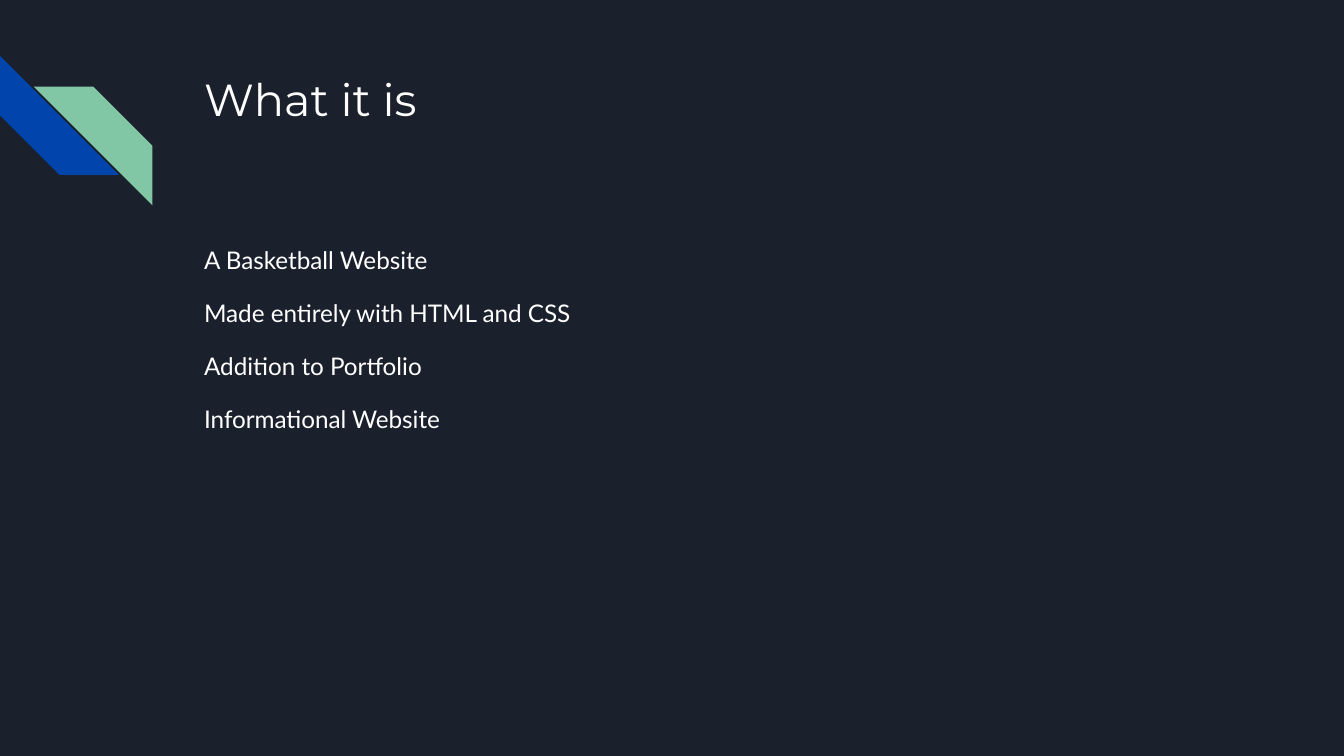
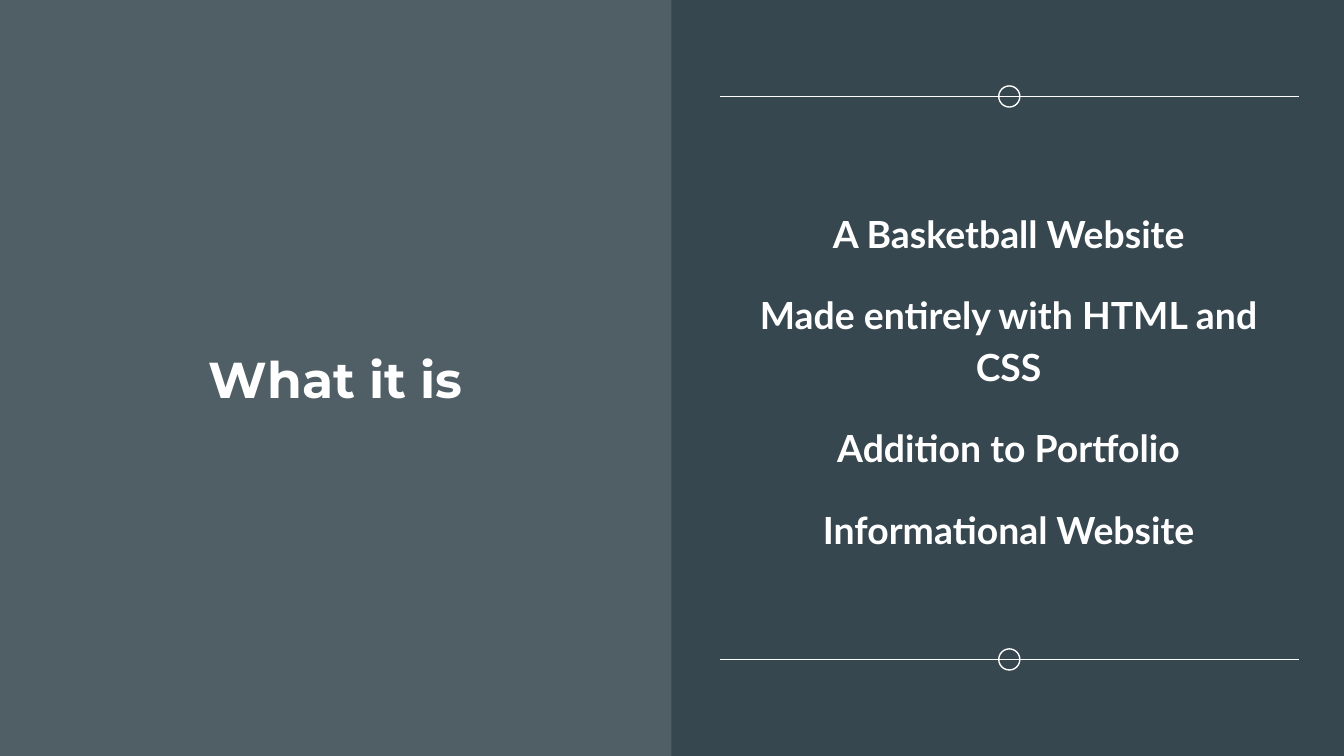
Before and after one commit to UnterLort/EverythingBasketball, a slide deck: slide 2 of Everything_Basketball_progress.pptx. Drawn at 1344x756 pixels with LibreOffice and Linux fonts; fonts in the diff are those of the drawing. Boxes give left, top, right and bottom in pixels: in the first picture for what was removed or moved away, otherwise in the second. Text is boxed around its words. In the diff, an @@ line names an element or a change of style, - is before the commit and + after.

Commit message:
basketball_presentation

```diff
--- a/Everything_Basketball_progress.pptx
+++ b/Everything_Basketball_progress.pptx
@@ background #1B212C to #37474F @@
@@ rectangle added at [0,0,672,755], fill #FFFFFF at 13% opacity @@
@@ diag stripe removed at [0,56,118,175] @@
@@ diag stripe removed at [34,86,152,204] @@
@@ ellipse added at [999,86,1020,108], outline #FFFFFF 0.75 pt @@
@@ line added from (719, 97) to (1300, 97), #FFFFFF 0.75 pt @@
@@ title "What it is": place and size @@
-title "What it is" at [204,82,417,117]
+title "What it is" at [209,358,463,399]
@@ title "What it is" at [209,358,463,399]: size 24 to 27 pt, bold on; alignment left to centre; vertical alignment top to middle @@
@@ text "A Basketball Website": place and size @@
-text "A Basketball Website" at [204,251,571,428]
+text "A Basketball Website" at [760,220,1257,545]
@@ text "A Basketball Website" at [760,220,1257,545]: size 13 to 20 pt, bold on; alignment left to centre; line spacing 1.05 to 1.15; more space between paragraphs; vertical alignment top to middle @@
@@ ellipse added at [999,649,1020,671], outline #FFFFFF 0.75 pt @@
@@ line added from (719, 660) to (1300, 660), #FFFFFF 0.75 pt @@
```
Also in this commit, not shown: 13 other slides changed, 6 slides added.
